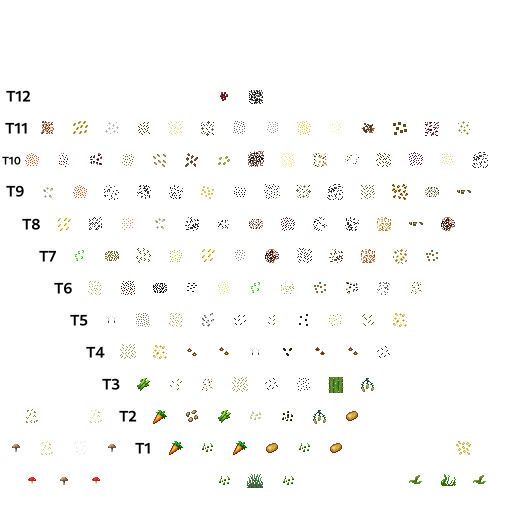
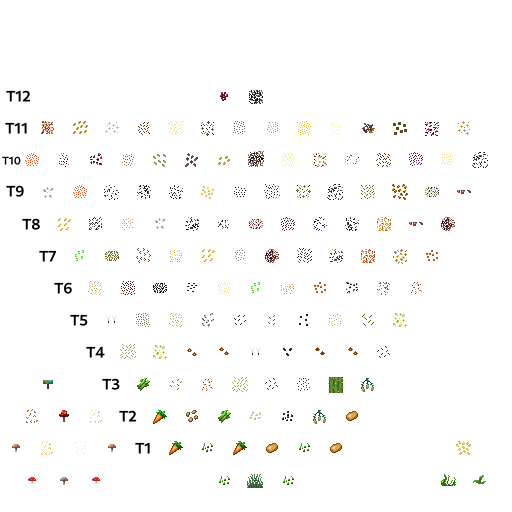
Comparing the layer stacks of the two 512px x 512px images. Changes:
added layer "crimson_fungus.png" above "warped_fungus.png" over [59, 410, 69, 422]
added layer "warped_fungus.png" above "jute_seeds.png" over [43, 380, 69, 422]
removed layer "Copy of kelp.png" over [409, 475, 422, 484]
